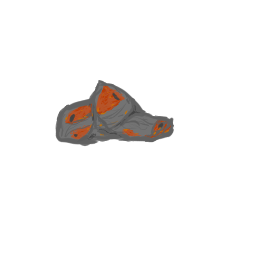
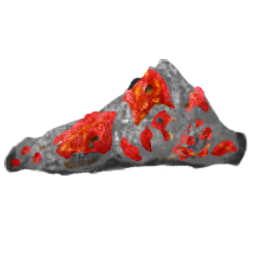
Comparing the layer stacks of the two w=256, h=256 images. Changes:
added group "Mine" with 7 layers above "Group 5" over left=4, top=59, right=248, bottom=176
added layer "Gold" (lighten) in group "Mine" over left=4, top=64, right=248, bottom=176
added layer "Darkening orange" (multiply) in group "Mine" over left=4, top=64, right=248, bottom=176
added layer "Red" in group "Mine" over left=4, top=64, right=248, bottom=176
added layer "Big lightening" in group "Mine" over left=4, top=59, right=248, bottom=176
added layer "Small lightening" (lighten) in group "Mine" over left=4, top=59, right=248, bottom=176
added layer "Shadow" (multiply) in group "Mine" over left=4, top=59, right=248, bottom=176
added layer "Rock" in group "Mine" over left=4, top=59, right=248, bottom=176
renamed "Paint Layer 4" to "Orange speckles", moved it into group "Group 5", painted on it over left=64, top=64, right=248, bottom=176
moved "grey deets" into group "Group 5", painted on it over left=4, top=64, right=248, bottom=176
moved "outline" into group "Group 5", painted on it over left=4, top=64, right=248, bottom=176
moved "base reds" into group "Group 5", painted on it over left=64, top=64, right=248, bottom=176
moved "red redder" into group "Group 5", painted on it over left=64, top=64, right=248, bottom=176
moved "Paint Layer 3" into group "Group 5", painted on it over left=4, top=64, right=248, bottom=176
removed group "failure" (8 layers) over left=4, top=64, right=192, bottom=176
